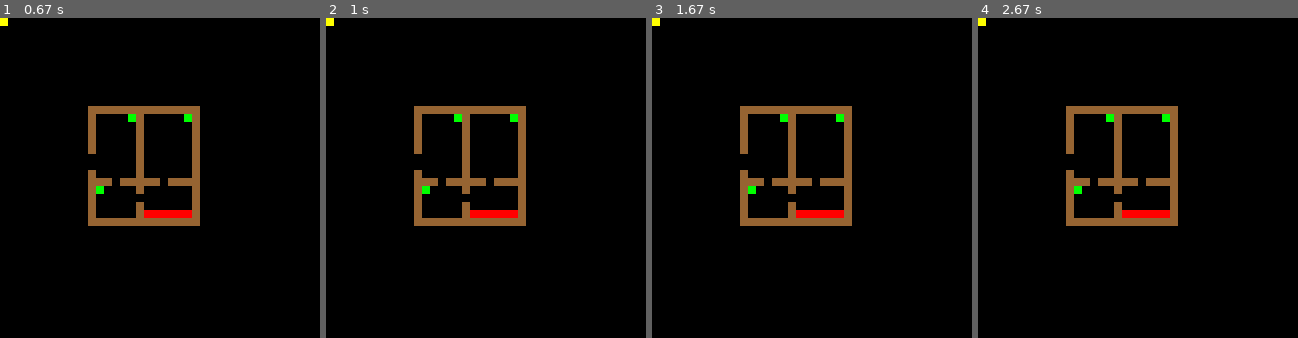
Above: before the commit, frames 1-4 (left to right).
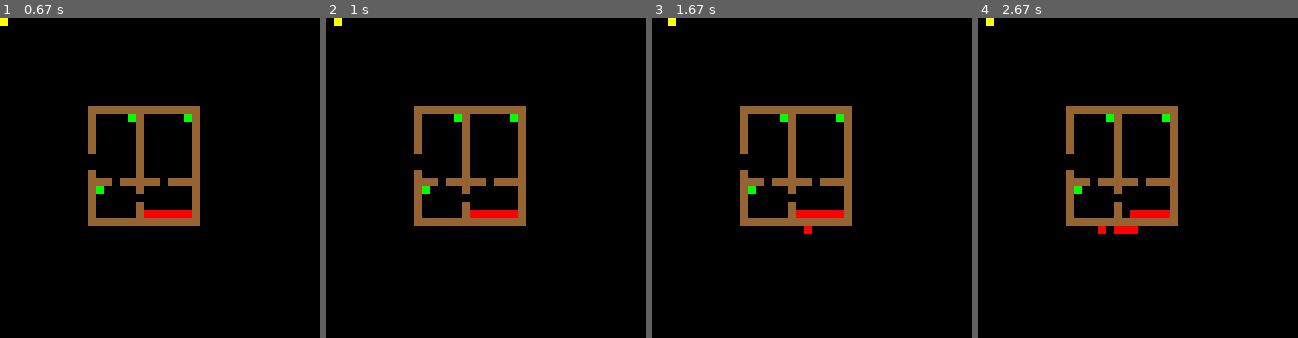
Above: after the commit, the same moments.

Repository: MohFakih/ignitus.ai
Game: pygame game, started from testEnvironment.py
The game is run twice, just before and just after one commit, with the same random seed, the same clock (stepped at 60 frames per second) and the same inputs.
Inputs:
- Up to frame 1 (0.67 s): tap Shift at 0.33 s
- Up to frame 2 (1 s): hold D from 0.67 s (still down)
- Up to frame 3 (1.67 s): release D at 1.13 s; hold W 1.17-1.47 s; hold D from 1.5 s (still down)
- Up to frame 4 (2.67 s): release D at 1.97 s; hold A 2-2.53 s; tap Space at 2.57 s

Frame 1 is identical in both runs. In frame 2, 0.1% of the frame differs, in the area x 0-5%, y 0-3%; in frame 3, 0.2%; in frame 4, 0.4%, in the area x 0-50%, y 0-68%.

Commit message:
Easier testing of environment

Diff:
--- a/testEnvironment.py
+++ b/testEnvironment.py
@@ -1,4 +1,4 @@
-from RLTests.singleAgent import SingleAgentEnvironment
+from RLTests.SingleAgentEnv import SingleAgentEnvironment
 from utils.Serialization import load_world_from_file, encode
 import numpy as np
 import pygame, sys
@@ -17,6 +17,8 @@
 clock = pygame.time.Clock()
 action = 0
 
+
+
 observation = agent.reset()
 while 1:
     clock.tick(60)
@@ -31,18 +33,32 @@
                 action = 0
             if ky[pygame.K_w]:
                 action = 1
+                timestep += 1
+                observation, reward, temrinal = agent.step(action)
             elif ky[pygame.K_d]:
                 action=2
+                timestep += 1
+                observation, reward, temrinal = agent.step(action)
             elif ky[pygame.K_s]:
                 action=3
+                timestep += 1
+                observation, reward, temrinal = agent.step(action)
             elif ky[pygame.K_a]:
                 action=4
+                timestep += 1
+                observation, reward, temrinal = agent.step(action)
             elif ky[pygame.K_SPACE]:
                 action = 5
+                timestep += 1
+                observation, reward, temrinal = agent.step(action)
             elif ky[pygame.K_TAB]:
                 action = 6
+                timestep += 1
+                observation, reward, temrinal = agent.step(action)
             elif ky[pygame.K_LSHIFT]:
                 action = 7
+                timestep += 1
+                observation, reward, temrinal = agent.step(action)
 
 
 
Renamed: RLTests/singleAgent.py -> RLTests/SingleAgentEnv.py
